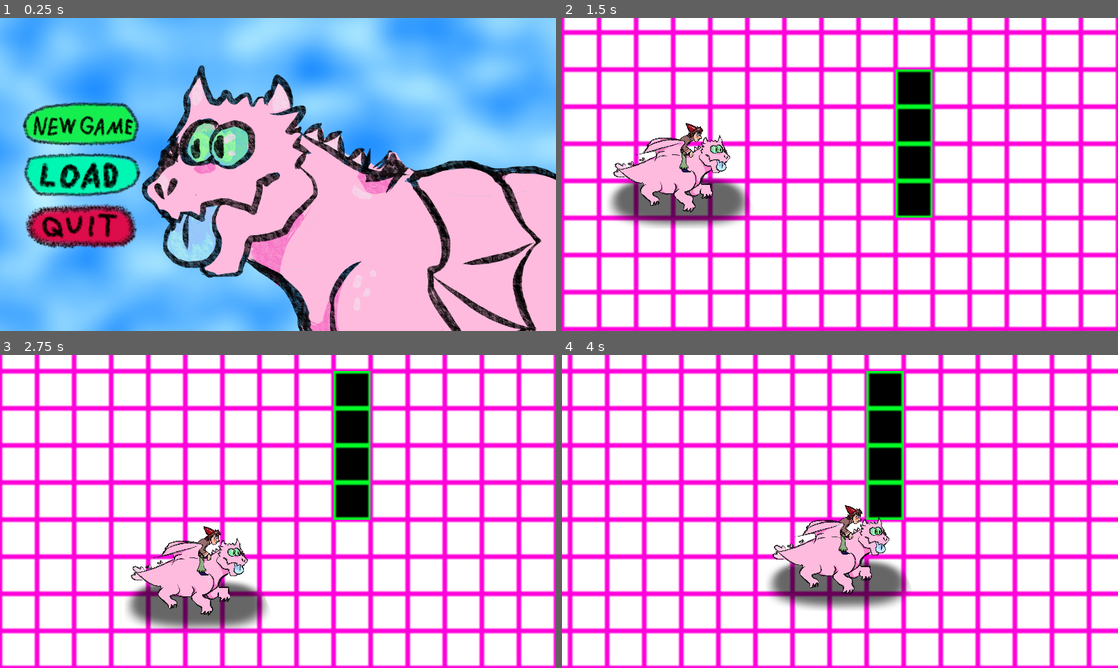
Above: before the commit, frames 1-4 (two rows, left to right).
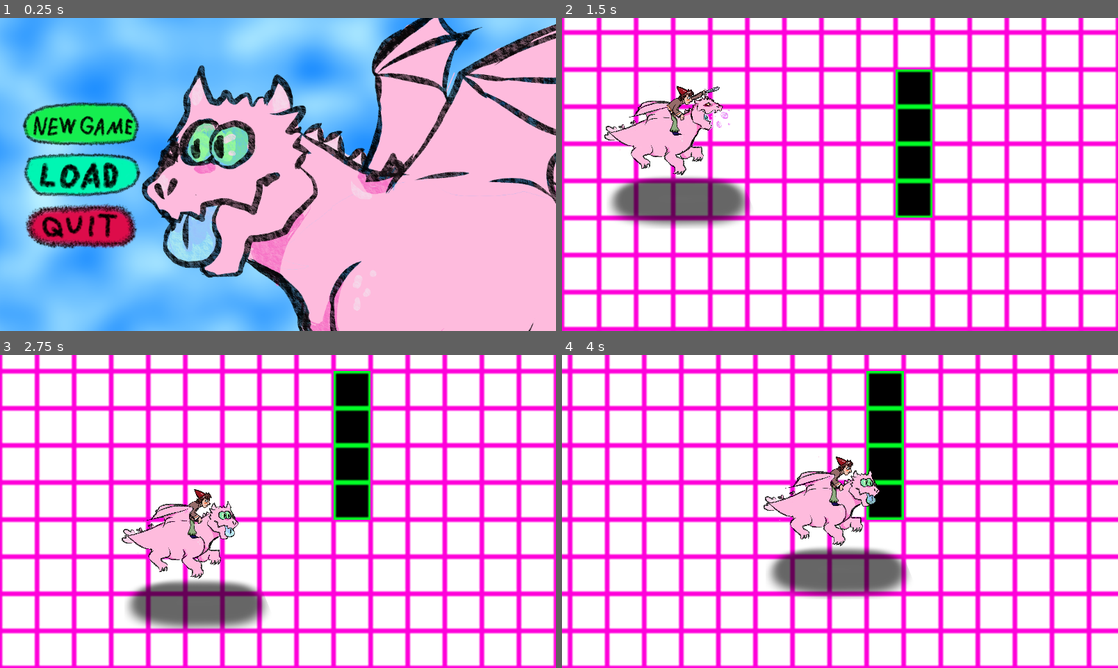
Above: after the commit, the same moments.

Repository: villevilli/otajam-25
Game: Godot game, scene res://user_interface/main_menu/MainMenu.tscn
Two runs of this game, one before a commit and one after it. Both use one fixed random seed, a clock stepped at 60 frames per second and the inputs below.
Inputs (mouse positions are in pixels of both pictures, inside the frame that each line leads up to):
- Up to frame 1 (0.25 s): no input
- Up to frame 2 (1.5 s): click (645, 124) at 0.5 s; move the mouse to (962, 158) at 1.27 s; hold D (right) from 1.28 s (still down); hold Space (attack, bound only after the commit) from 1.28 s (still down); click (962, 158) at 1.42 s
- Up to frame 3 (2.75 s): move the mouse to (166, 527) at 2.02 s; release D (right) at 2.03 s; release Space (attack, bound only after the commit) at 2.03 s; hold S (down) from 2.03 s (still down); tap Space (attack, bound only after the commit) at 2.1 s
- Up to frame 4 (4 s): move the mouse to (895, 442) at 2.77 s; release S (down) at 2.78 s; hold D (right) 2.78-3.53 s; hold Space (attack, bound only after the commit) 2.78-3.53 s; move the mouse to (812, 574) at 3.52 s; hold W (up) from 3.53 s (still down); tap Space (attack, bound only after the commit) at 3.6 s; click (812, 574) at 3.67 s

The runs differ from the first frame. In frame 1, 17% of the frame differs, in the area x 59-100%, y 0-100%; in frame 2, 4.7%; in frame 3, 4.6%; in frame 4, 7.3%.

Commit message:
attack head

Diff:
--- a/characters/player/player-movement.gd
+++ b/characters/player/player-movement.gd
@@ -3,9 +3,19 @@
 
 @export var speed: float = 500
 @onready var sprite: AnimatedSprite2D = $"Sprite"
+@onready var head_atck: Sprite2D = $"HeadAttack"
+@onready var head_cute: Sprite2D = $"HeadCute"
 
 func _ready() -> void:
 	sprite.play()
+func _process(delta: float) -> void:
+	var attacking: bool = Input.is_action_pressed("attack")
+	if attacking:
+		head_atck.show()
+		head_cute.hide()
+	else:
+		head_atck.hide()
+		head_cute.show()
 
 func _physics_process(_delta: float) -> void:
 	#var input_direction:Vector2 = Input.get_vector("left", "right", "up", "down")
@@ -16,6 +26,10 @@
 
 	if input_x < 0:
 		sprite.flip_h = false
+		head_atck.flip_h = false
+		head_cute.flip_h = false
 	if input_x > 0:
 		sprite.flip_h = true
+		head_atck.flip_h = true
+		head_cute.flip_h = true
 	move_and_slide()
--- a/characters/player/player.tscn
+++ b/characters/player/player.tscn
@@ -1,28 +1,30 @@
-[gd_scene load_steps=8 format=3 uid="uid://wxv3cetivhhg"]
+[gd_scene load_steps=10 format=3 uid="uid://wxv3cetivhhg"]
 
 [ext_resource type="Script" path="res://characters/player/player-movement.gd" id="2_2uicw"]
 [ext_resource type="Texture2D" uid="uid://bf58at5npp6pe" path="res://assets/player_shadow.png" id="2_dm5ln"]
-[ext_resource type="Texture2D" uid="uid://bch6y4btcurbv" path="res://assets/Dargon_Fly/000.png" id="2_ukrif"]
-[ext_resource type="Texture2D" uid="uid://buh0yhgp8tco6" path="res://assets/Dargon_Fly/001.png" id="3_upt1f"]
-[ext_resource type="Texture2D" uid="uid://cmofpycj63m6q" path="res://assets/Dargon_Fly/002.png" id="4_k12up"]
+[ext_resource type="Texture2D" uid="uid://0uk83qkm0y4j" path="res://assets/Dargon_Fly_Headless/000.png" id="3_kfbvf"]
+[ext_resource type="Texture2D" uid="uid://dvpda31wc6mpj" path="res://assets/Dargon_Fly_Headless/001.png" id="4_pjh16"]
+[ext_resource type="Texture2D" uid="uid://dvy72ida66yf" path="res://assets/Dargon_Fly_Headless/002.png" id="5_2vm2q"]
+[ext_resource type="Texture2D" uid="uid://dlanf73fhnx0g" path="res://assets/Dargon_Head/dargon_attacc.png" id="6_hdywm"]
+[ext_resource type="Texture2D" uid="uid://d10lsidb3tpq0" path="res://assets/Dargon_Head/dargon_cute.png" id="7_4d0ek"]
 
 [sub_resource type="RectangleShape2D" id="RectangleShape2D_5qm4w"]
-size = Vector2(511, 255)
+size = Vector2(384, 255)
 
 [sub_resource type="SpriteFrames" id="SpriteFrames_l6rav"]
 animations = [{
 "frames": [{
 "duration": 1.0,
-"texture": ExtResource("2_ukrif")
+"texture": ExtResource("3_kfbvf")
 }, {
 "duration": 1.0,
-"texture": ExtResource("3_upt1f")
+"texture": ExtResource("4_pjh16")
 }, {
 "duration": 1.0,
-"texture": ExtResource("4_k12up")
+"texture": ExtResource("5_2vm2q")
 }, {
 "duration": 1.0,
-"texture": ExtResource("3_upt1f")
+"texture": ExtResource("4_pjh16")
 }],
 "loop": true,
 "name": &"flight",
@@ -36,6 +38,7 @@
 script = ExtResource("2_2uicw")
 
 [node name="CollisionShape2D" type="CollisionShape2D" parent="."]
+position = Vector2(0, 40)
 shape = SubResource("RectangleShape2D_5qm4w")
 
 [node name="Shadow" type="Sprite2D" parent="."]
@@ -44,7 +47,20 @@
 
 [node name="Sprite" type="AnimatedSprite2D" parent="."]
 z_index = 5
+position = Vector2(-32, -128)
 scale = Vector2(0.3, 0.3)
 sprite_frames = SubResource("SpriteFrames_l6rav")
 animation = &"flight"
 frame_progress = 0.731592
+
+[node name="HeadAttack" type="Sprite2D" parent="."]
+z_index = 6
+position = Vector2(-32, -128)
+scale = Vector2(0.3, 0.3)
+texture = ExtResource("6_hdywm")
+
+[node name="HeadCute" type="Sprite2D" parent="."]
+z_index = 6
+position = Vector2(-32, -128)
+scale = Vector2(0.3, 0.3)
+texture = ExtResource("7_4d0ek")
--- a/levels/levels/example_level2.tscn
+++ b/levels/levels/example_level2.tscn
@@ -37,3 +37,4 @@
 [node name="CanvasLayer" type="CanvasLayer" parent="."]
 
 [node name="EscapeMenu" parent="CanvasLayer" instance=ExtResource("6_2abeo")]
+visible = false
--- a/project.godot
+++ b/project.godot
@@ -66,6 +66,11 @@
 "events": [Object(InputEventKey,"resource_local_to_scene":false,"resource_name":"","device":-1,"window_id":0,"alt_press …(195 unchanged characters)…
 ]
 }
+attack={
+"deadzone": 0.5,
+"events": [Object(InputEventKey,"resource_local_to_scene":false,"resource_name":"","device":-1,"window_id":0,"alt_pressed":false,"shift_pressed":false,"ctrl_pressed":false,"meta_pressed":false,"pressed":false,"keycode":0,"physical_keycode":32,"key_label":0,"unicode":32,"location":0,"echo":false,"script":null)
+]
+}
 
 [layer_names]
 
--- a/user_interface/main_menu/MainMenu.tscn
+++ b/user_interface/main_menu/MainMenu.tscn
@@ -3,10 +3,10 @@
 [ext_resource type="Theme" uid="uid://brysrba6aklkb" path="res://user_interface/base_theme.tres" id="1_3msyt"]
 [ext_resource type="Script" path="res://user_interface/main_menu/main_menu.gd" id="2_wh45f"]
 [ext_resource type="Texture2D" uid="uid://3nlnophh2dl" path="res://assets/UI/background.png" id="3_wprvi"]
-[ext_resource type="Texture2D" uid="uid://cl357tm28cvig" path="res://assets/Dargon_Fly_Riderless/002.png" id="4_qbrlf"]
 [ext_resource type="Texture2D" uid="uid://blhsdwwj0a1yj" path="res://assets/UI/NewGame.png" id="4_vibdd"]
 [ext_resource type="Texture2D" uid="uid://i5npj2px0dyh" path="res://assets/UI/LoadGame.png" id="5_xovje"]
 [ext_resource type="Texture2D" uid="uid://blb2frrotgdge" path="res://assets/UI/quit_game.png" id="6_5mfoh"]
+[ext_resource type="Texture2D" uid="uid://dnvq3bpmka8jv" path="res://assets/Dargon_Fly_Riderless/000.png" id="7_h0e14"]
 
 [node name="MainMenu" type="Control"]
 layout_mode = 3
@@ -59,7 +59,7 @@
 
 [node name="Dargon" type="Sprite2D" parent="."]
 position = Vector2(864, 552)
-texture = ExtResource("4_qbrlf")
+texture = ExtResource("7_h0e14")
 
 [connection signal="pressed" from="Panel/HBoxContainer/MenuItems/NewGame" to="." method="_on_new_game_pressed"]
 [connection signal="button_down" from="Panel/HBoxContainer/MenuItems/CloseGame" to="." method="_on_close_game_button_down"]
Binary file added: assets/Dargon_Fly_Headless/000.png
Not shown, added: assets/Dargon_Fly_Headless/000.png.import
Binary file added: assets/Dargon_Fly_Headless/001.png
Not shown, changed: assets/Dargon_Fly_Headless/001.png.import
Binary file added: assets/Dargon_Fly_Headless/002.png
Not shown, added: assets/Dargon_Fly_Headless/002.png.import
Renamed: assets/dargon_attacc.png -> assets/Dargon_Head/dargon_attacc.png
Not shown, added: assets/Dargon_Head/dargon_attacc.png.import
Binary file added: assets/Dargon_Head/dargon_cute.png
Not shown, added: assets/Dargon_Head/dargon_cute.png.import
